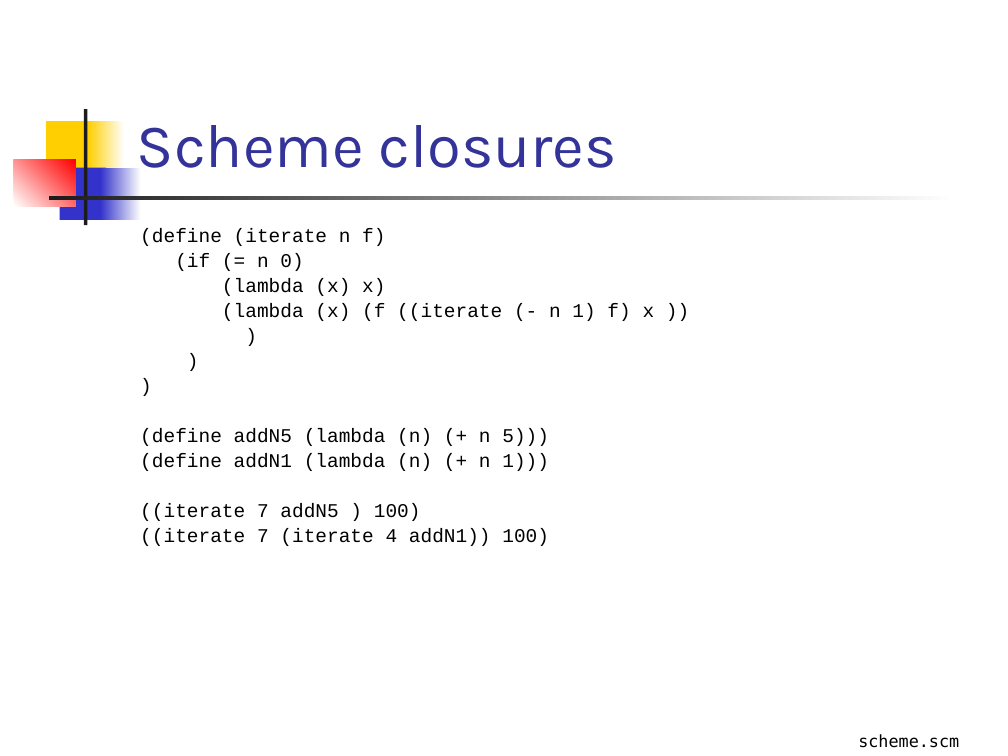
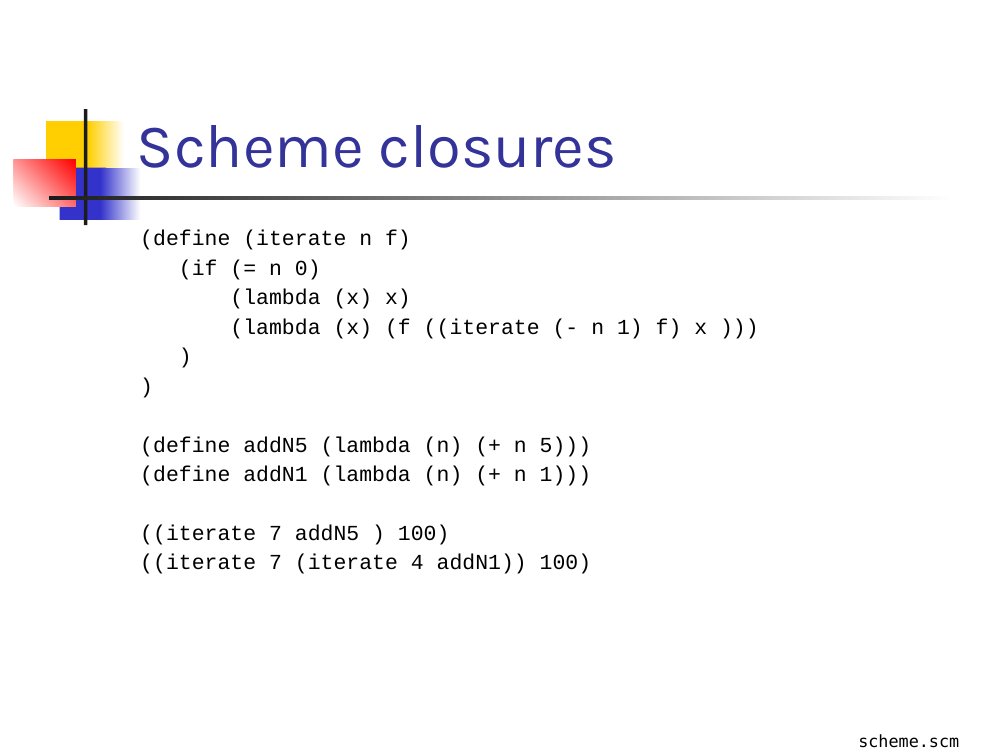
Before and after one commit to Funkcionalne/Prednasky, a slide deck: slide 27 of 01/01_fpro.ppt (slide 26 before the commit). Drawn at 1008x756 pixels with LibreOffice and Linux fonts; fonts in the diff are those of the drawing. Boxes give left, top, right and bottom in pixels: in the first picture for what was removed or moved away, otherwise in the second. Text is boxed around its words. In the diff, an @@ line names an element or a change of style, - is before the commit and + after.

```diff
--- a/01/01_fpro.ppt
+++ b/01/01_fpro.ppt
@@ text at [140, 230, 591, 574]: size 13.9 to 15.3 pt in "(define (iterate n f)", "(if (= n 0)", "(lambda (x) x)", ")" and 5 more places; line spacing 0.8 to 0.9 @@
@@ text at [230, 318, 707, 339]: text changed; size 13.9 to 15.3 pt @@
-(lambda (x) (f ((iterate (- n 1) f) x ))
-)
+(lambda (x) (f ((iterate (- n 1) f) x )))
```
Also in this commit, not shown: 2 other slides changed, 2 slides added, 1 other file.
